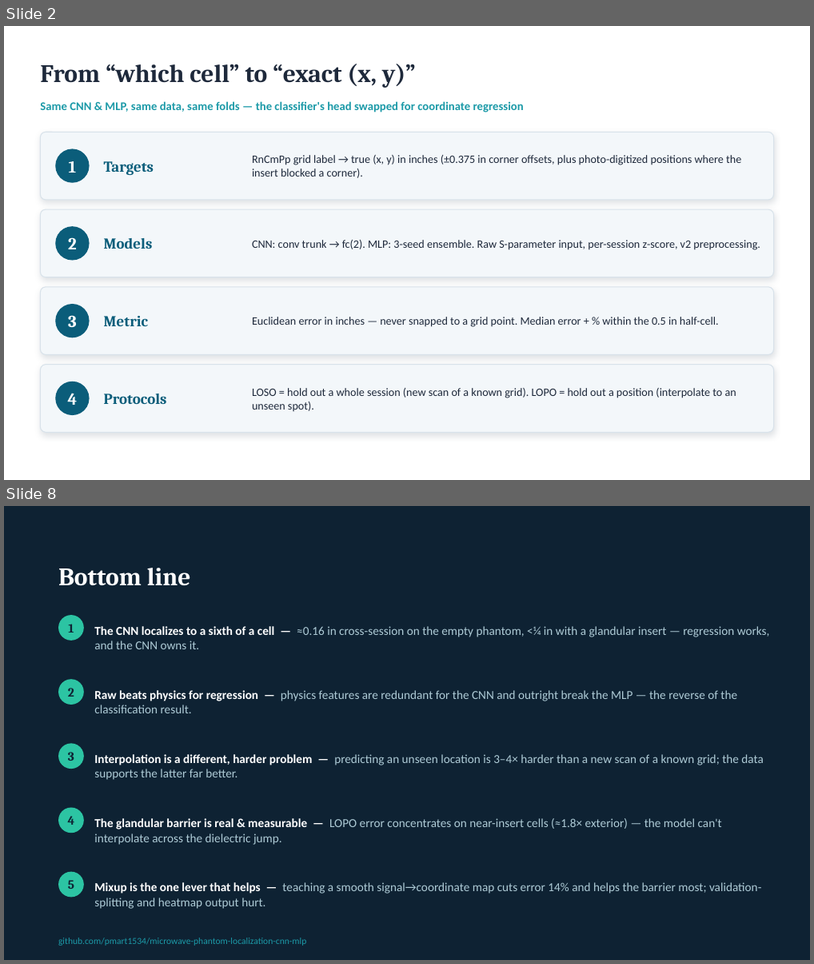
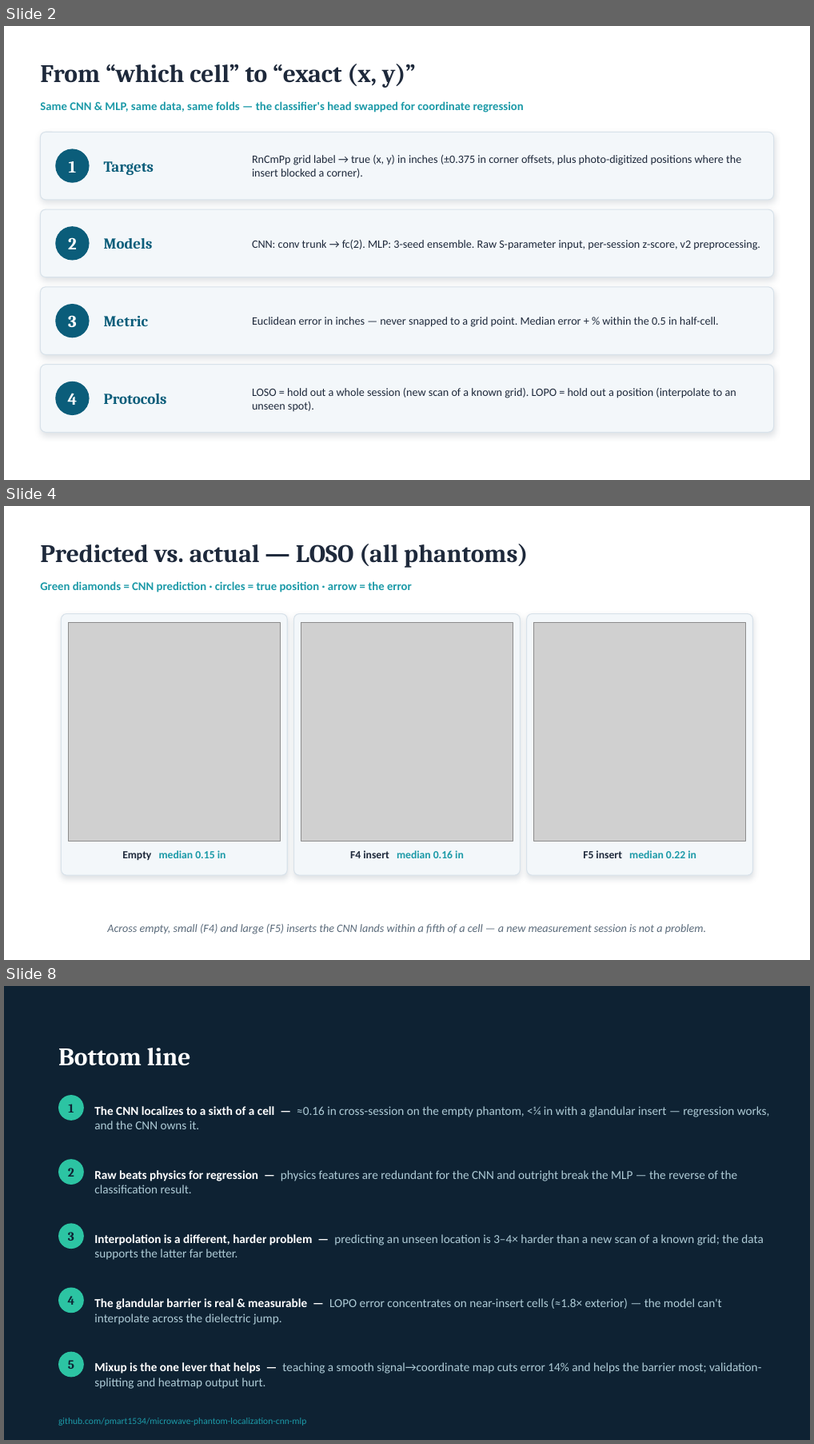
Before and after one commit to pmart1534/microwave-phantom-localization-cnn-mlp, a slide deck: regression_deck/Regression_Results.pptx. Shown one above the other, each under a label of ours: slides 2 and 8 before the commit, slides 2, 4 and 8 after it; the slides between them are not shown. The pictures are 814x964 and 814x1444 pixels, drawn with LibreOffice and Linux fonts; fonts in the diff are those of the drawing; grey boxes stand for pictures. Boxes give left, top, right and bottom in pixels: in the first picture for what was removed or moved away, otherwise in the second. Text is boxed around its words. In the diff, an @@ line names an element or a change of style, - is before the commit and + after.

```diff
--- a/regression_deck/Regression_Results.pptx
+++ b/regression_deck/Regression_Results.pptx
@@ slide 4 added at <box>4,506,810,960</box>, background #FFFFFF @@
@@ text added at <box>40,544,528,568</box>, 30 pt, text #1E293B, bold @@
+Predicted vs. actual — LOSO (all phantoms)
@@ text added at <box>40,581,412,592</box>, 14 pt, text #1C9AA8, bold @@
+Green diamonds = CNN prediction · circles = true position · arrow = the error
@@ rounded rectangle added at <box>61,614,287,875</box>, fill #F3F7FA, outline #D8E2EA 1 pt @@
@@ picture added at <box>68,622,280,841</box> @@
@@ rounded rectangle added at <box>294,614,520,875</box>, fill #F3F7FA, outline #D8E2EA 1 pt @@
@@ picture added at <box>302,622,514,841</box> @@
@@ rounded rectangle added at <box>526,614,753,875</box>, fill #F3F7FA, outline #D8E2EA 1 pt @@
@@ picture added at <box>534,622,746,841</box> @@
@@ text added at <box>122,850,226,860</box>, 13 pt, text #1C9AA8, bold @@
+Empty median 0.15 in
@@ text added at <box>350,850,464,858</box>, 13 pt, text #1C9AA8, bold @@
+F4 insert median 0.16 in
@@ text added at <box>583,850,697,858</box>, 13 pt, text #1C9AA8, bold @@
+F5 insert median 0.22 in
@@ text added at <box>107,924,706,934</box>, 13.5 pt, text #5B6B7B, italic @@
+Across empty, small (F4) and large (F5) inserts the CNN lands within a fifth of a cell — a new measurement session is not a problem.
```
Also in this commit, not shown: 1 other slide added, 2 slides removed, 15 other files.
